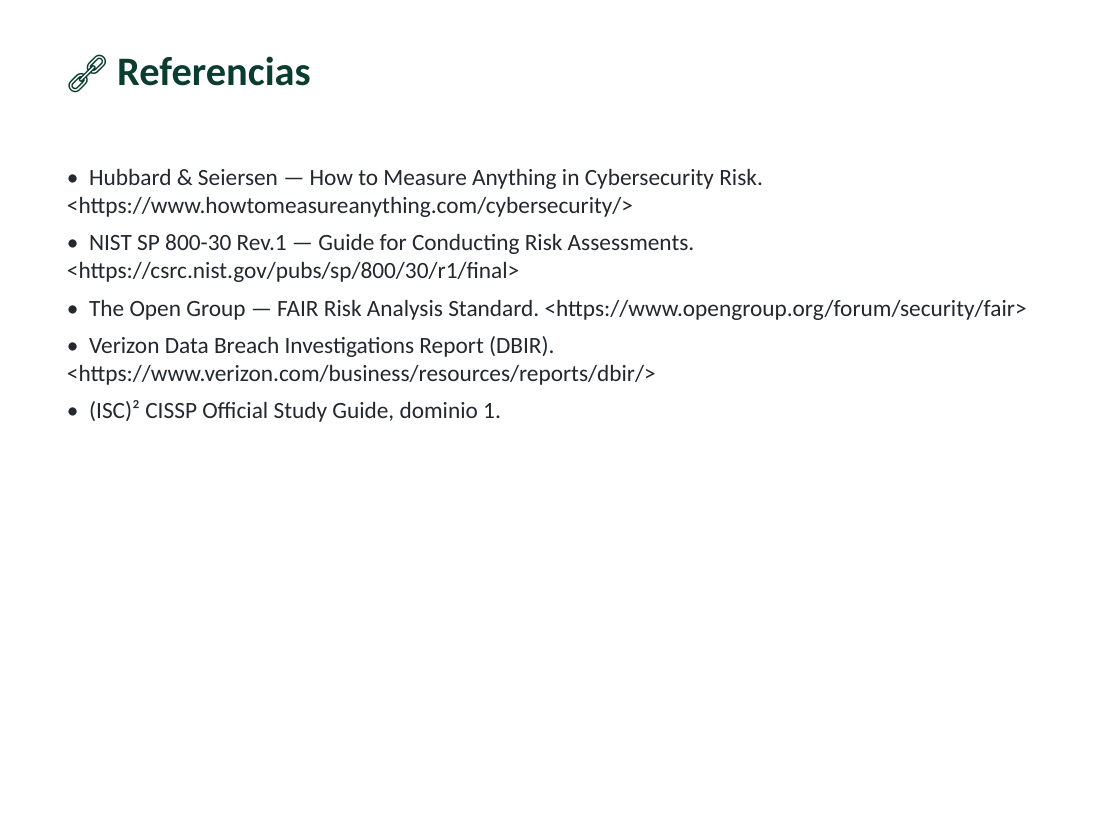
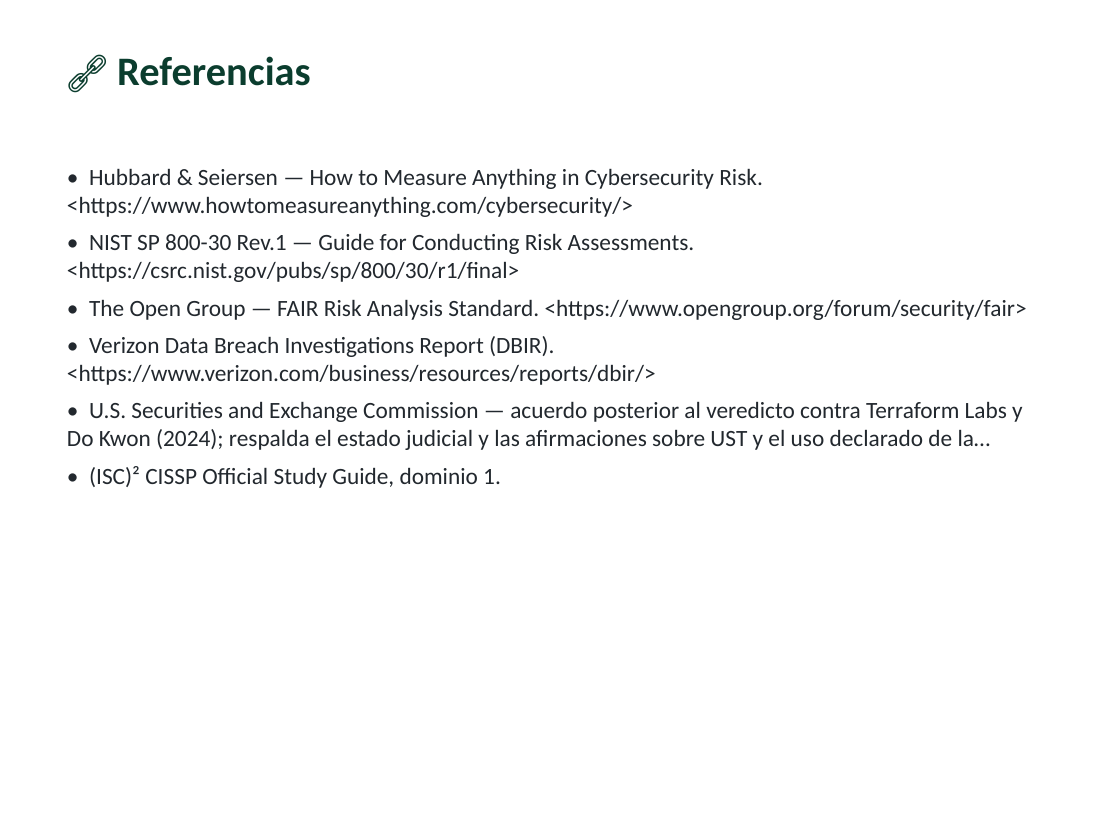
Before and after one commit to vladimiracunadev-create/modern-cybersecurity-program, a slide deck: slide 15 of classes/parte-14-grc-riesgo-y-cumplimiento/277-gestion-de-riesgos-cuantitativa-y-cualitativa/clase-277-presentacion.pptx. Drawn at 1120x840 pixels with LibreOffice and Linux fonts; fonts in the diff are those of the drawing. Boxes give left, top, right and bottom in pixels: in the first picture for what was removed or moved away, otherwise in the second. Text is boxed around its words. In the diff, an @@ line names an element or a change of style, - is before the commit and + after.

```diff
--- a/classes/parte-14-grc-riesgo-y-cumplimiento/277-gestion-de-riesgos-cuantitativa-y-cualitativa/clase-277-presentacion.pptx
+++ b/classes/parte-14-grc-riesgo-y-cumplimiento/277-gestion-de-riesgos-cuantitativa-y-cualitativa/clase-277-presentacion.pptx
@@ text at (x1=67, y1=401, x2=1023, y2=450): paragraph added @@
+• U.S. Securities and Exchange Commission — acuerdo posterior al veredicto contra Terraform Labs y Do Kwon (2024); respalda el estado judicial y las afirmaciones sobre UST y el uso declarado de la…
```
Also in this commit, not shown: 6 other slides changed, 36 other files.
